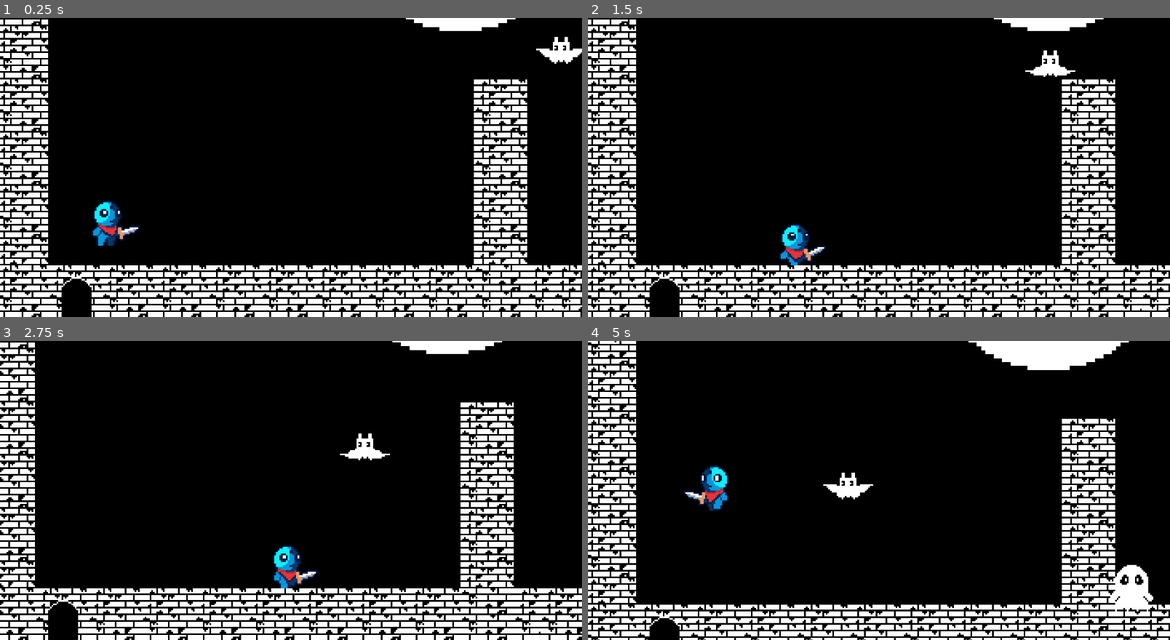
Above: before the commit, frames 1-4 (two rows, left to right).
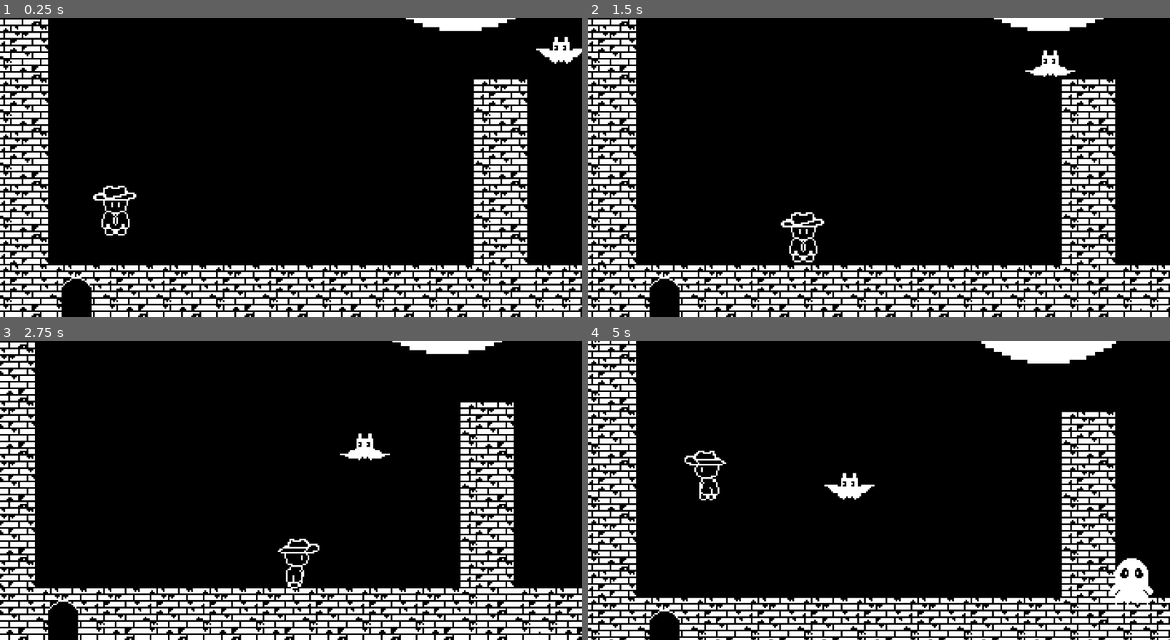
Above: after the commit, the same moments.

Repository: Tracychun13/twilight-tower
Game: Godot game, scene res://scenes/game_level_1.tscn
The game is run twice, just before and just after one commit, with the same random seed, the same clock (stepped at 60 frames per second) and the same inputs.
Inputs:
- Up to frame 1 (0.25 s): no input
- Up to frame 2 (1.5 s): hold D (right) 0.53-1.28 s; hold K (attack) 0.53-1.28 s; tap J (shield, bound only after the commit) at 0.8, 1.35 s; hold S (down) from 1.28 s (still down)
- Up to frame 3 (2.75 s): tap K (attack) at 1.55 s; release S (down) at 2.03 s; hold D (right) from 2.03 s (still down); hold K (attack) from 2.03 s (still down); tap J (shield, bound only after the commit) at 2.3 s
- Up to frame 4 (5 s): release D (right) at 2.78 s; release K (attack) at 2.78 s; hold W (up) 2.78-3.53 s; tap J (shield, bound only after the commit) at 2.85, 3.8, 4.35 s; tap K (attack) at 3.05, 4.55 s; hold K (attack) 3.53-4.28 s; hold A (left) from 3.53 s (still down)

The runs differ from the first frame. In frame 1, 0.9% of the frame differs, in the area x 15-24%, y 55-77%; in frame 2, 0.8%; in frame 3, 0.8%; in frame 4, 10%, in the area x 0-100%, y 0-100%.

Commit message:
added our walking sprites and edited player scripts

Diff:
--- a/twilight-tower/project.godot
+++ b/twilight-tower/project.godot
@@ -46,6 +46,13 @@
 attack={
 "deadzone": 0.5,
 "events": [Object(InputEventKey,"resource_local_to_scene":false,"resource_name":"","device":-1,"window_id":0,"alt_press …(192 unchanged characters)…
+, Object(InputEventMouseButton,"resource_local_to_scene":false,"resource_name":"","device":-1,"window_id":0,"alt_pressed":false,"shift_pressed":false,"ctrl_pressed":false,"meta_pressed":false,"button_mask":0,"position":Vector2(0, 0),"global_position":Vector2(0, 0),"factor":1.0,"button_index":1,"canceled":false,"pressed":false,"double_click":false,"script":null)
+]
+}
+shield={
+"deadzone": 0.5,
+"events": [Object(InputEventKey,"resource_local_to_scene":false,"resource_name":"","device":0,"window_id":0,"alt_pressed":false,"shift_pressed":false,"ctrl_pressed":false,"meta_pressed":false,"pressed":false,"keycode":0,"physical_keycode":74,"key_label":0,"unicode":0,"location":0,"echo":false,"script":null)
+, Object(InputEventMouseButton,"resource_local_to_scene":false,"resource_name":"","device":-1,"window_id":0,"alt_pressed":false,"shift_pressed":false,"ctrl_pressed":false,"meta_pressed":false,"button_mask":0,"position":Vector2(0, 0),"global_position":Vector2(0, 0),"factor":1.0,"button_index":2,"canceled":false,"pressed":false,"double_click":false,"script":null)
 ]
 }
 
--- a/twilight-tower/scenes/character.tscn
+++ b/twilight-tower/scenes/character.tscn
@@ -1,11 +1,10 @@
-[gd_scene load_steps=36 format=3 uid="uid://cepqnlk6am0fb"]
+[gd_scene load_steps=46 format=3 uid="uid://cepqnlk6am0fb"]
 
 [ext_resource type="Script" path="res://scripts/character.gd" id="1_051no"]
-[ext_resource type="Texture2D" uid="uid://bjatxg32f5cpo" path="res://assets/hero_sprite/Idle.png" id="1_rbcpf"]
 [ext_resource type="Texture2D" uid="uid://va7hdc0i35wi" path="res://assets/hero_sprite/Death.png" id="2_6c310"]
 [ext_resource type="Texture2D" uid="uid://xju1hwom04vb" path="res://assets/hero_sprite/Attack.png" id="2_rn385"]
-[ext_resource type="Texture2D" uid="uid://b43nn54hw1huv" path="res://assets/hero_sprite/Walk.png" id="3_tfdii"]
 [ext_resource type="Texture2D" uid="uid://dtgoso4k3t7i7" path="res://assets/hero_sprite/Hurt.png" id="4_tbmah"]
+[ext_resource type="Texture2D" uid="uid://bxmr6ikkijfjs" path="res://assets/PlayerWalking.png" id="5_57abx"]
 
 [sub_resource type="AtlasTexture" id="AtlasTexture_hggnj"]
 atlas = ExtResource("2_rn385")
@@ -79,45 +78,89 @@
 atlas = ExtResource("4_tbmah")
 region = Rect2(126, 0, 42, 42)
 
-[sub_resource type="AtlasTexture" id="AtlasTexture_tya6b"]
-atlas = ExtResource("1_rbcpf")
-region = Rect2(0, 0, 42, 42)
-
-[sub_resource type="AtlasTexture" id="AtlasTexture_8sv76"]
-atlas = ExtResource("1_rbcpf")
-region = Rect2(42, 0, 42, 42)
-
-[sub_resource type="AtlasTexture" id="AtlasTexture_bkcv1"]
-atlas = ExtResource("1_rbcpf")
-region = Rect2(84, 0, 42, 42)
-
-[sub_resource type="AtlasTexture" id="AtlasTexture_q5joj"]
-atlas = ExtResource("1_rbcpf")
-region = Rect2(126, 0, 42, 42)
-
-[sub_resource type="AtlasTexture" id="AtlasTexture_rplir"]
-atlas = ExtResource("3_tfdii")
-region = Rect2(0, 0, 42, 42)
-
-[sub_resource type="AtlasTexture" id="AtlasTexture_c1olu"]
-atlas = ExtResource("3_tfdii")
-region = Rect2(42, 0, 42, 42)
-
-[sub_resource type="AtlasTexture" id="AtlasTexture_vk6y5"]
-atlas = ExtResource("3_tfdii")
-region = Rect2(84, 0, 42, 42)
-
-[sub_resource type="AtlasTexture" id="AtlasTexture_58web"]
-atlas = ExtResource("3_tfdii")
-region = Rect2(126, 0, 42, 42)
-
-[sub_resource type="AtlasTexture" id="AtlasTexture_x5mhi"]
-atlas = ExtResource("3_tfdii")
-region = Rect2(168, 0, 42, 42)
-
-[sub_resource type="AtlasTexture" id="AtlasTexture_hhlei"]
-atlas = ExtResource("3_tfdii")
-region = Rect2(210, 0, 42, 42)
+[sub_resource type="AtlasTexture" id="AtlasTexture_6w4bt"]
+atlas = ExtResource("5_57abx")
+region = Rect2(0, 96, 32, 32)
+
+[sub_resource type="AtlasTexture" id="AtlasTexture_eiaq5"]
+atlas = ExtResource("5_57abx")
+region = Rect2(32, 96, 32, 32)
+
+[sub_resource type="AtlasTexture" id="AtlasTexture_tpe18"]
+atlas = ExtResource("5_57abx")
+region = Rect2(64, 96, 32, 32)
+
+[sub_resource type="AtlasTexture" id="AtlasTexture_hpiqb"]
+atlas = ExtResource("5_57abx")
+region = Rect2(0, 64, 32, 32)
+
+[sub_resource type="AtlasTexture" id="AtlasTexture_8lc5m"]
+atlas = ExtResource("5_57abx")
+region = Rect2(32, 64, 32, 32)
+
+[sub_resource type="AtlasTexture" id="AtlasTexture_kd0eo"]
+atlas = ExtResource("5_57abx")
+region = Rect2(64, 64, 32, 32)
+
+[sub_resource type="AtlasTexture" id="AtlasTexture_dujky"]
+atlas = ExtResource("5_57abx")
+region = Rect2(96, 64, 32, 32)
+
+[sub_resource type="AtlasTexture" id="AtlasTexture_uq8qd"]
+atlas = ExtResource("5_57abx")
+region = Rect2(128, 64, 32, 32)
+
+[sub_resource type="AtlasTexture" id="AtlasTexture_7q1ih"]
+atlas = ExtResource("5_57abx")
+region = Rect2(160, 64, 32, 32)
+
+[sub_resource type="AtlasTexture" id="AtlasTexture_s84wo"]
+atlas = ExtResource("5_57abx")
+region = Rect2(0, 0, 32, 32)
+
+[sub_resource type="AtlasTexture" id="AtlasTexture_ht4tn"]
+atlas = ExtResource("5_57abx")
+region = Rect2(32, 0, 32, 32)
+
+[sub_resource type="AtlasTexture" id="AtlasTexture_ehruv"]
+atlas = ExtResource("5_57abx")
+region = Rect2(64, 0, 32, 32)
+
+[sub_resource type="AtlasTexture" id="AtlasTexture_cihws"]
+atlas = ExtResource("5_57abx")
+region = Rect2(96, 0, 32, 32)
+
+[sub_resource type="AtlasTexture" id="AtlasTexture_soqqh"]
+atlas = ExtResource("5_57abx")
+region = Rect2(128, 0, 32, 32)
+
+[sub_resource type="AtlasTexture" id="AtlasTexture_iltg7"]
+atlas = ExtResource("5_57abx")
+region = Rect2(160, 0, 32, 32)
+
+[sub_resource type="AtlasTexture" id="AtlasTexture_1g2mj"]
+atlas = ExtResource("5_57abx")
+region = Rect2(0, 32, 32, 32)
+
+[sub_resource type="AtlasTexture" id="AtlasTexture_801f4"]
+atlas = ExtResource("5_57abx")
+region = Rect2(32, 32, 32, 32)
+
+[sub_resource type="AtlasTexture" id="AtlasTexture_wqyhx"]
+atlas = ExtResource("5_57abx")
+region = Rect2(64, 32, 32, 32)
+
+[sub_resource type="AtlasTexture" id="AtlasTexture_v306o"]
+atlas = ExtResource("5_57abx")
+region = Rect2(96, 32, 32, 32)
+
+[sub_resource type="AtlasTexture" id="AtlasTexture_3rvi8"]
+atlas = ExtResource("5_57abx")
+region = Rect2(128, 32, 32, 32)
+
+[sub_resource type="AtlasTexture" id="AtlasTexture_dvbsx"]
+atlas = ExtResource("5_57abx")
+region = Rect2(160, 32, 32, 32)
 
 [sub_resource type="SpriteFrames" id="SpriteFrames_oldj6"]
 animations = [{
@@ -192,16 +235,13 @@
 }, {
 "frames": [{
 "duration": 1.0,
-"texture": SubResource("AtlasTexture_tya6b")
-}, {
-"duration": 1.0,
-"texture": SubResource("AtlasTexture_8sv76")
-}, {
-"duration": 1.0,
-"texture": SubResource("AtlasTexture_bkcv1")
-}, {
-"duration": 1.0,
-"texture": SubResource("AtlasTexture_q5joj")
+"texture": SubResource("AtlasTexture_6w4bt")
+}, {
+"duration": 1.0,
+"texture": SubResource("AtlasTexture_eiaq5")
+}, {
+"duration": 1.0,
+"texture": SubResource("AtlasTexture_tpe18")
 }],
 "loop": true,
 "name": &"idle",
@@ -209,26 +249,72 @@
 }, {
 "frames": [{
 "duration": 1.0,
-"texture": SubResource("AtlasTexture_rplir")
-}, {
-"duration": 1.0,
-"texture": SubResource("AtlasTexture_c1olu")
-}, {
-"duration": 1.0,
-"texture": SubResource("AtlasTexture_vk6y5")
-}, {
-"duration": 1.0,
-"texture": SubResource("AtlasTexture_58web")
-}, {
-"duration": 1.0,
-"texture": SubResource("AtlasTexture_x5mhi")
-}, {
-"duration": 1.0,
-"texture": SubResource("AtlasTexture_hhlei")
+"texture": SubResource("AtlasTexture_hpiqb")
+}, {
+"duration": 1.0,
+"texture": SubResource("AtlasTexture_8lc5m")
+}, {
+"duration": 1.0,
+"texture": SubResource("AtlasTexture_kd0eo")
+}, {
+"duration": 1.0,
+"texture": SubResource("AtlasTexture_dujky")
+}, {
+"duration": 1.0,
+"texture": SubResource("AtlasTexture_uq8qd")
+}, {
+"duration": 1.0,
+"texture": SubResource("AtlasTexture_7q1ih")
 }],
 "loop": true,
-"name": &"walk",
+"name": &"walkBackward",
 "speed": 10.0
+}, {
+"frames": [{
+"duration": 1.0,
+"texture": SubResource("AtlasTexture_s84wo")
+}, {
+"duration": 1.0,
+"texture": SubResource("AtlasTexture_ht4tn")
+}, {
+"duration": 1.0,
+"texture": SubResource("AtlasTexture_ehruv")
+}, {
+"duration": 1.0,
+"texture": SubResource("AtlasTexture_cihws")
+}, {
+"duration": 1.0,
+"texture": SubResource("AtlasTexture_soqqh")
+}, {
+"duration": 1.0,
+"texture": SubResource("AtlasTexture_iltg7")
+}],
+"loop": true,
+"name": &"walkForward",
+"speed": 5.0
+}, {
+"frames": [{
+"duration": 1.0,
+"texture": SubResource("AtlasTexture_1g2mj")
+}, {
+"duration": 1.0,
+"texture": SubResource("AtlasTexture_801f4")
+}, {
+"duration": 1.0,
+"texture": SubResource("AtlasTexture_wqyhx")
+}, {
+"duration": 1.0,
+"texture": SubResource("AtlasTexture_v306o")
+}, {
+"duration": 1.0,
+"texture": SubResource("AtlasTexture_3rvi8")
+}, {
+"duration": 1.0,
+"texture": SubResource("AtlasTexture_dvbsx")
+}],
+"loop": true,
+"name": &"walkRight",
+"speed": 5.0
 }]
 
 [node name="Player" type="CharacterBody2D"]
@@ -239,9 +325,10 @@
 [node name="AnimatedSprite2D" type="AnimatedSprite2D" parent="."]
 position = Vector2(3, -20)
 sprite_frames = SubResource("SpriteFrames_oldj6")
-animation = &"attack"
+animation = &"walkRight"
 autoplay = "idle"
 
 [node name="CollisionPolygon2D" type="CollisionPolygon2D" parent="."]
-position = Vector2(-1, -11)
-polygon = PackedVector2Array(-8, 12, -10, 7, -10, -10, -6, -13, -4, -14, 1, -14, 4, -13, 7, -10, 7, -8, 7, -3, 17, 0, 17, 2, 14, 5, 8, 9, 4, 10, 3, 12)
+position = Vector2(4, -18)
+scale = Vector2(1, 1.14904)
+polygon = PackedVector2Array(-6, 11.3138, -7, 6.96234, -7, -1.74059, -12, -8.70293, -6, -13, -4, -14.795, 1, -14.795, 5, -14.795, 8, -12.1841, 13, -12.1841, 13, -7.83264, 7, -5.22176, 6, -1.74059, 5, 0.870293, 4, 6.09205, 4, 8.70293, 2, 11.3138)
--- a/twilight-tower/scripts/character.gd
+++ b/twilight-tower/scripts/character.gd
@@ -1,5 +1,4 @@
 extends CharacterBody2D
-
 
 const SPEED = 80.0
 const ZERO_VEC = Vector2(0.0, 0.0)
@@ -7,6 +6,9 @@
 var is_in_light = false
 var can_attack = false
 var is_captured_by_ghost = false
+var health = 100;
+var shieldHealth = 100;
+var is_shielding = false
 @onready var sprite2d = $AnimatedSprite2D
 
 func die():
@@ -15,6 +17,7 @@
 	set_process_input(false)
 	await sprite2d.animation_finished
 	get_tree().reload_current_scene()
+	#once dead call ending scene
 
 func toggle_can_attack():
 	can_attack = not can_attack
@@ -25,6 +28,7 @@
 	velocity = input_direction*SPEED
 
 	if Input.is_action_pressed("attack") and can_attack:
+		is_shielding = false;
 		is_attacking = true
 		sprite2d.play("attack")
 		await sprite2d.animation_finished
@@ -33,16 +37,35 @@
 	if not is_attacking:
 		if Input.is_action_pressed("left"):
 			sprite2d.flip_h = true
-			sprite2d.play("walk")
+			sprite2d.play("walkRight")
+			is_shielding = false;
 		elif Input.is_action_pressed("right"):
 			sprite2d.flip_h = false
-			sprite2d.play("walk")
-		elif Input.is_action_pressed("down") or Input.is_action_pressed("up"):
-			sprite2d.play("walk")
+			sprite2d.play("walkRight")
+			is_shielding = false;
+		elif Input.is_action_pressed("down"):
+			sprite2d.play("walkForward")
+			is_shielding = false;
+		elif Input.is_action_pressed("up"):
+			sprite2d.play("walkBackward")
+			is_shielding = false;
+		#elif Input.is_action_pressed("shield"):
+			#sprite2d.play("shield")
+			#is_shielding = true;
 		else:
 			sprite2d.play("idle")
 	else:
 		velocity = ZERO_VEC
+
+# when bat hits the player call this
+func playerDamaged(value):
+	if(is_shielding):
+		shieldHealth - value;
+	elif(not(health <= 0)):
+		health - value;
+		sprite2d.play("hurt")
+	else:
+		die();
 
 func _physics_process(_delta: float) -> void:
 	get_input()
Binary file added: twilight-tower/assets/PlayerWalking.png
Not shown, added: twilight-tower/assets/PlayerWalking.png.import
Not shown, changed: .DS_Store
